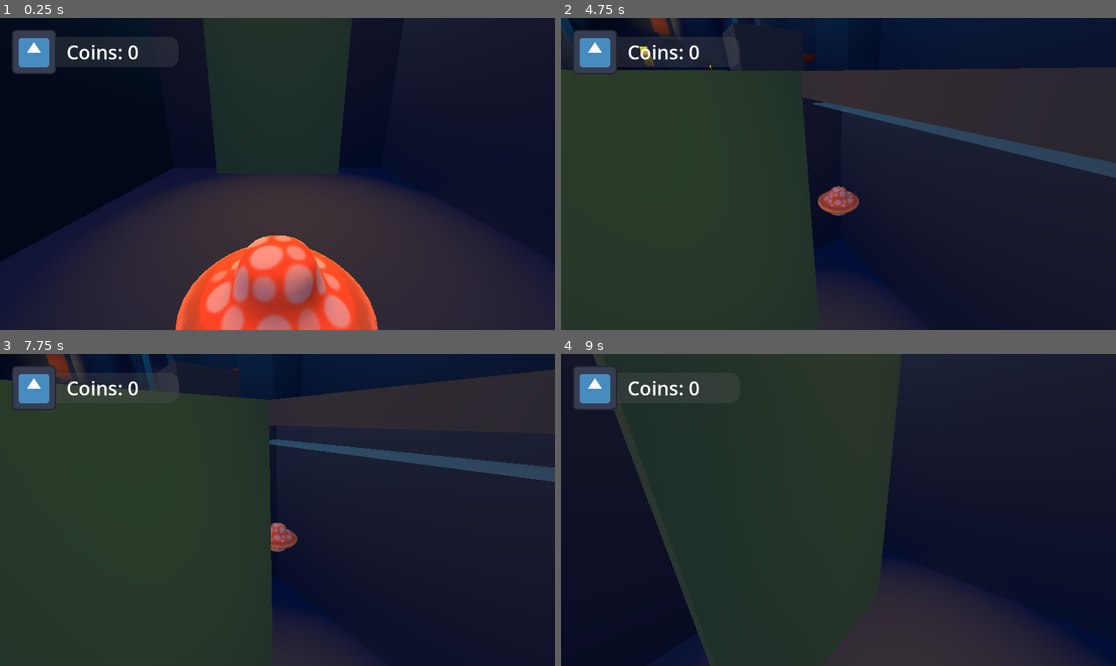
Above: before the commit, frames 1-4 (two rows, left to right).
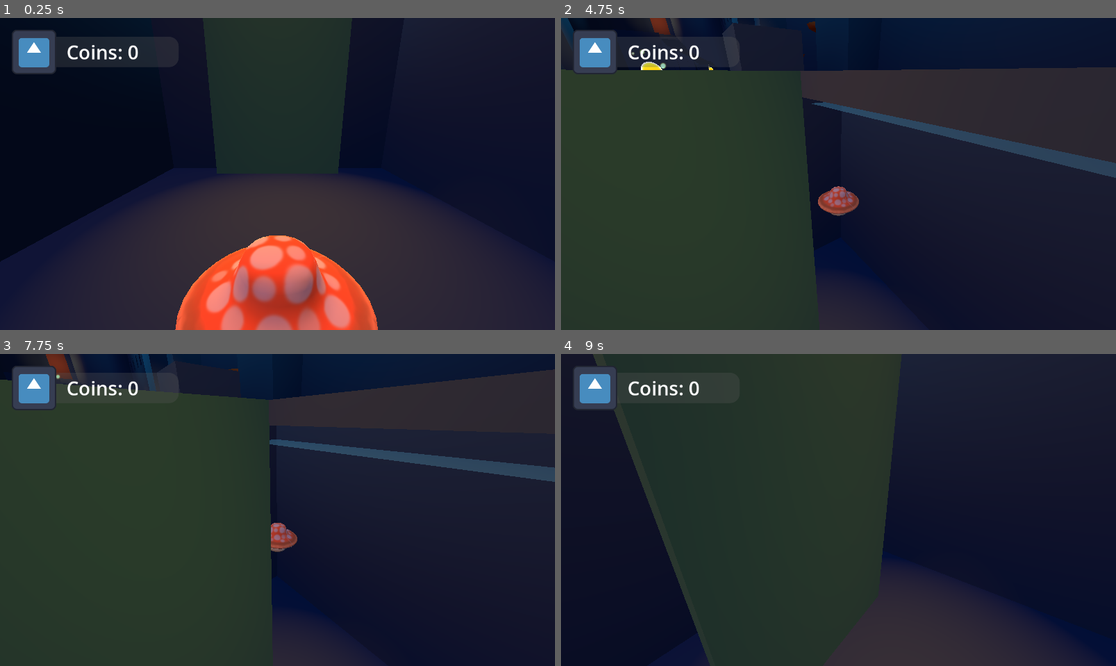
Above: after the commit, the same moments.

Repository: maliamae/GA110_MushroomLad_Godot
Game: Godot game, scene res://Scenes/dungeon_level.tscn
The game is run twice, just before and just after one commit, with the same random seed, the same clock (stepped at 60 frames per second) and the same inputs. The project has no main scene, so this scene is started directly. The engine's default icon, where the game draws it, is replaced by a stand-in: a white triangle on a blue panel in a dark square.
Inputs (mouse positions are in pixels of both pictures, inside the frame that each line leads up to):
- Up to frame 1 (0.25 s): no input
- Up to frame 2 (4.75 s): tap Enter (ui_accept) at 0.5 s; move the mouse to (960, 158) at 0.52 s; hold D (move_right) 0.53-1.28 s; tap Shift (dash) at 0.6, 2.1, 3.6 s; tap Space (jump) at 0.77, 1.52, 3.02, 3.77, 4.52 s; move the mouse to (727, 189) at 1.27 s; hold S (move_backward) 1.28-2.03 s; click (727, 189) at 1.35 s; move the mouse to (849, 167) at 2.02 s; hold W (move_forward) from 2.03 s (still down); move the mouse to (832, 180) at 2.77 s; click (832, 180) at 2.85 s; move the mouse to (877, 177) at 3.52 s; move the mouse to (794, 170) at 4.27 s; click (794, 170) at 4.35 s
- Up to frame 3 (7.75 s): move the mouse to (283, 510) at 5.02 s; tap Shift (dash) at 5.1, 6.6 s; tap Enter (ui_accept) at 5.75 s; move the mouse to (255, 503) at 5.77 s; release W (move_forward) at 5.78 s; hold D (move_right) 5.78-6.53 s; click (255, 503) at 5.85 s; tap Space (jump) at 6.02, 6.77, 7.52 s; move the mouse to (305, 510) at 6.52 s; hold W (move_forward) from 6.53 s (still down); move the mouse to (249, 510) at 7.27 s; click (249, 510) at 7.35 s
- Up to frame 4 (9 s): move the mouse to (849, 503) at 8.02 s; tap Shift (dash) at 8.1 s; tap Enter (ui_accept) at 8.75 s; move the mouse to (832, 516) at 8.77 s; release W (move_forward) at 8.78 s; hold A (move_left) from 8.78 s (still down); click (832, 516) at 8.85 s

The runs differ from the first frame. In frame 1, less than 0.1% of the frame differs, in the area x 7-30%, y 49-71%; in frame 2, 0.2%, in the area x 12-46%, y 1-17%; in frame 3, less than 0.1%; in frame 4, nothing differs.

Commit message:
checkpoint respawn system

Diff:
--- /dev/null
+++ b/Resources/MAT_lightorb.tres
@@ -0,0 +1,7 @@
+[gd_resource type="StandardMaterial3D" format=3 uid="uid://c2afsbejdfcp4"]
+
+[resource]
+albedo_color = Color(1, 0.65, 0, 1)
+emission_enabled = true
+emission = Color(0.938947, 0.72455585, 7.70092e-07, 1)
+emission_energy_multiplier = 0.17
--- /dev/null
+++ b/Resources/MAT_lotus_01.tres
@@ -0,0 +1,4 @@
+[gd_resource type="StandardMaterial3D" format=3 uid="uid://cd3cgcecy7lh7"]
+
+[resource]
+albedo_color = Color(1, 0.60760593, 0.7940868, 1)
--- /dev/null
+++ b/Resources/MAT_lotus_02.tres
@@ -0,0 +1,4 @@
+[gd_resource type="StandardMaterial3D" format=3 uid="uid://b4q8i46x8kkjy"]
+
+[resource]
+albedo_color = Color(1, 0.4019389, 0.6118451, 1)
--- /dev/null
+++ b/Scenes/checkpoint.tscn
@@ -0,0 +1,54 @@
+[gd_scene format=3 uid="uid://4xpx8h5lerjn"]
+
+[ext_resource type="Material" uid="uid://b4q8i46x8kkjy" path="res://Resources/MAT_lotus_02.tres" id="1_2cwi7"]
+[ext_resource type="Script" uid="uid://cepyevxl8umfj" path="res://Scripts/checkpoint.gd" id="1_e75gc"]
+[ext_resource type="Material" uid="uid://cd3cgcecy7lh7" path="res://Resources/MAT_lotus_01.tres" id="2_e75gc"]
+
+[sub_resource type="BoxShape3D" id="BoxShape3D_i1pff"]
+size = Vector3(1.5, 0.875, 1.5)
+
+[node name="checkpoint" type="Area3D" unique_id=233584253]
+collision_layer = 32
+script = ExtResource("1_e75gc")
+
+[node name="CSGCombiner3D" type="CSGCombiner3D" parent="." unique_id=289116056]
+
+[node name="CSGSphere3D" type="CSGSphere3D" parent="CSGCombiner3D" unique_id=1833045464]
+transform = Transform3D(1.6899998, 0, 0, 0, 1, 0, 0, 0, 1.6899998, 0, 0, 0)
+radius = 0.25
+material = ExtResource("1_2cwi7")
+
+[node name="CSGBox3D" type="CSGBox3D" parent="CSGCombiner3D/CSGSphere3D" unique_id=1105456881]
+transform = Transform3D(0.70710677, 0.70710677, 0, -0.70710677, 0.70710677, 0, 0, 0, 1, 0, 0.13714513, 0)
+operation = 2
+size = Vector3(0.375, 0.375, 1)
+material = ExtResource("1_2cwi7")
+
+[node name="CSGBox3D2" type="CSGBox3D" parent="CSGCombiner3D/CSGSphere3D" unique_id=1351070468]
+transform = Transform3D(4.8428774e-08, 4.8428774e-08, 1, -0.70710677, 0.70710677, 0, -0.7071068, -0.7071068, 6.7055225e-08, 0, 0.13714513, 0)
+operation = 2
+size = Vector3(0.375, 0.375, 1)
+material = ExtResource("1_2cwi7")
+
+[node name="CSGSphere3D2" type="CSGSphere3D" parent="CSGCombiner3D" unique_id=1302103006]
+transform = Transform3D(1.3575294, 0, 1.2517189, 0, 1.3459408, 0, -1.1391023, 0, 1.4917406, 0, 0.07829705, 0)
+radius = 0.20406866
+material = ExtResource("2_e75gc")
+
+[node name="CSGBox3D" type="CSGBox3D" parent="CSGCombiner3D/CSGSphere3D2" unique_id=641648494]
+transform = Transform3D(0.70710677, 0.70710677, 0, -0.70710677, 0.70710677, 0, 0, 0, 1, 0, 0.13714513, 0)
+operation = 2
+size = Vector3(0.375, 0.375, 1)
+material = ExtResource("2_e75gc")
+
+[node name="CSGBox3D2" type="CSGBox3D" parent="CSGCombiner3D/CSGSphere3D2" unique_id=957500961]
+transform = Transform3D(4.8428774e-08, 4.8428774e-08, 1, -0.70710677, 0.70710677, 0, -0.7071068, -0.7071068, 6.7055225e-08, 0, 0.13714513, 0)
+operation = 2
+size = Vector3(0.375, 0.375, 1)
+material = ExtResource("2_e75gc")
+
+[node name="CollisionShape3D" type="CollisionShape3D" parent="." unique_id=816075992]
+transform = Transform3D(1, 0, 0, 0, 1, 0, 0, 0, 1, 0, 0.1875, 0)
+shape = SubResource("BoxShape3D_i1pff")
+
+[connection signal="body_entered" from="." to="." method="_on_body_entered"]
--- a/Scenes/coin.tscn
+++ b/Scenes/coin.tscn
@@ -1,18 +1,140 @@
 [gd_scene format=3 uid="uid://cwkpaovf5gwpm"]
 
 [ext_resource type="Script" uid="uid://bb7nma7w5kqv0" path="res://Scripts/collectible.gd" id="1_2qo34"]
+[ext_resource type="Texture2D" uid="uid://cnb0ms1xgclyr" path="res://Assets/Textures/Soft_Circle_Alpha.tga" id="3_g537i"]
 
-[sub_resource type="StandardMaterial3D" id="StandardMaterial3D_sgwqp"]
-albedo_color = Color(1, 0.8000001, 0, 1)
+[sub_resource type="Shader" id="Shader_jgi06"]
+code = "// NOTE: Shader automatically converted from Godot Engine 4.6.1.stable's StandardMaterial3D.
 
-[sub_resource type="CylinderMesh" id="CylinderMesh_2qo34"]
-material = SubResource("StandardMaterial3D_sgwqp")
-top_radius = 0.15
-bottom_radius = 0.15
-height = 0.1
+shader_type spatial;
+render_mode blend_mix, depth_draw_opaque, cull_back, diffuse_burley, specular_schlick_ggx;
+
+uniform vec4 albedo : source_color;
+uniform sampler2D texture_albedo : source_color, filter_linear_mipmap, repeat_enable;
+uniform ivec2 albedo_texture_size;
+uniform float point_size : hint_range(0.1, 128.0, 0.1);
+
+uniform float roughness : hint_range(0.0, 1.0);
+uniform sampler2D texture_metallic : hint_default_white, filter_linear_mipmap, repeat_enable;
+uniform vec4 metallic_texture_channel;
+uniform sampler2D texture_roughness : hint_roughness_r, filter_linear_mipmap, repeat_enable;
+
+uniform float specular : hint_range(0.0, 1.0, 0.01);
+uniform float metallic : hint_range(0.0, 1.0, 0.01);
+
+uniform sampler2D texture_emission : source_color, hint_default_black, filter_linear_mipmap, repeat_enable;
+uniform vec4 emission : source_color;
+uniform float emission_energy : hint_range(0.0, 100.0, 0.01);
+
+uniform vec3 fresnel_color : source_color;
+uniform float fresnel_intensity : hint_range(0.0, 10.0, 0.01);
+
+uniform vec3 uv1_scale;
+uniform vec3 uv1_offset;
+uniform vec3 uv2_scale;
+uniform vec3 uv2_offset;
+
+void vertex() {
+	UV = UV * uv1_scale.xy + uv1_offset.xy;
+}
+
+vec3 fresnel_glow(float amount, float intensity, vec3 color, vec3 normal, vec3 view)
+{
+	return pow((1.0 - dot(normalize(normal), normalize(view))), amount) * color * intensity;
+}
+
+void fragment() {
+	vec2 base_uv = UV;
+
+	//vec3 fresnel_color = vec3(0.0, 0.7, 0.9);
+	vec3 fresnel = fresnel_glow(4.0, fresnel_intensity, fresnel_color, NORMAL, VIEW);
+
+	vec4 albedo_tex = texture(texture_albedo, base_uv);
+	ALBEDO = albedo.rgb * albedo_tex.rgb;
+	ALBEDO = ALBEDO + fresnel;
+
+	float metallic_tex = dot(texture(texture_metallic, base_uv), metallic_texture_channel);
+	METALLIC = metallic_tex * metallic;
+	SPECULAR = specular;
+
+	vec4 roughness_texture_channel = vec4(1.0, 0.0, 0.0, 0.0);
+	float roughness_tex = dot(texture(texture_roughness, base_uv), roughness_texture_channel);
+	ROUGHNESS = roughness_tex * roughness;
+
+	// Emission: Enabled
+	vec3 emission_tex = texture(texture_emission, base_uv).rgb;
+	// Emission Operator: Add
+	EMISSION = (emission.rgb + emission_tex) * emission_energy;
+
+
+
+}
+
+
+"
+
+[sub_resource type="ShaderMaterial" id="ShaderMaterial_g537i"]
+render_priority = 0
+shader = SubResource("Shader_jgi06")
+shader_parameter/albedo = Color(1, 0.65, 0, 1)
+shader_parameter/albedo_texture_size = Vector2i(0, 0)
+shader_parameter/point_size = 1.0
+shader_parameter/roughness = 1.0
+shader_parameter/metallic_texture_channel = Vector4(1, 0, 0, 0)
+shader_parameter/specular = 0.5
+shader_parameter/metallic = 0.0
+shader_parameter/emission = Color(0.938947, 0.72455585, 7.70092e-07, 1)
+shader_parameter/emission_energy = 0.999999977648
+shader_parameter/fresnel_color = Color(0, 0.80535775, 0.868726, 1)
+shader_parameter/fresnel_intensity = 9.99999977648
+shader_parameter/uv1_scale = Vector3(1, 1, 1)
+shader_parameter/uv1_offset = Vector3(0, 0, 0)
+shader_parameter/uv2_scale = Vector3(1, 1, 1)
+shader_parameter/uv2_offset = Vector3(0, 0, 0)
+
+[sub_resource type="SphereMesh" id="SphereMesh_g537i"]
+material = SubResource("ShaderMaterial_g537i")
+radius = 0.15
+height = 0.3
 
 [sub_resource type="SphereShape3D" id="SphereShape3D_jgi06"]
 radius = 0.6
+
+[sub_resource type="Curve" id="Curve_h2p6v"]
+_data = [Vector2(0, 1), 0.0, 0.0, 0, 0, Vector2(1, 0), -2.8740463, 0.0, 0, 0]
+point_count = 2
+
+[sub_resource type="CurveTexture" id="CurveTexture_ffmqm"]
+curve = SubResource("Curve_h2p6v")
+
+[sub_resource type="ParticleProcessMaterial" id="ParticleProcessMaterial_81h6x"]
+direction = Vector3(0, 1, 0)
+spread = 90.0
+initial_velocity_min = 0.25
+initial_velocity_max = 0.75
+gravity = Vector3(0, 0, 0)
+radial_accel_min = 0.24999776
+radial_accel_max = 0.99999774
+scale_curve = SubResource("CurveTexture_ffmqm")
+
+[sub_resource type="StandardMaterial3D" id="StandardMaterial3D_qbp07"]
+transparency = 1
+albedo_color = Color(3.465414e-06, 0.81079894, 0.79522496, 1)
+albedo_texture = ExtResource("3_g537i")
+emission_enabled = true
+emission = Color(0.9989063, 0.82178384, 0.32340404, 1)
+emission_energy_multiplier = 0.65
+billboard_mode = 3
+billboard_keep_scale = true
+particles_anim_h_frames = 1
+particles_anim_v_frames = 1
+particles_anim_loop = false
+distance_fade_mode = 1
+distance_fade_max_distance = 0.15
+
+[sub_resource type="QuadMesh" id="QuadMesh_2l7mo"]
+material = SubResource("StandardMaterial3D_qbp07")
+size = Vector2(0.15, 0.15)
 
 [node name="Coin" type="Area3D" unique_id=69247005]
 collision_layer = 8
@@ -20,9 +142,21 @@
 
 [node name="MeshInstance3D" type="MeshInstance3D" parent="." unique_id=598351868]
 transform = Transform3D(-4.371139e-08, 1, 0, -1, -4.371139e-08, 0, 0, 0, 1, 0, 0, 0)
-mesh = SubResource("CylinderMesh_2qo34")
+mesh = SubResource("SphereMesh_g537i")
 
 [node name="CollisionShape3D" type="CollisionShape3D" parent="." unique_id=1270235919]
 shape = SubResource("SphereShape3D_jgi06")
 
+[node name="GPUParticles3D" type="GPUParticles3D" parent="." unique_id=1381451640]
+amount = 5
+lifetime = 0.65
+speed_scale = 0.5
+trail_lifetime = 1.1500000000000001
+process_material = SubResource("ParticleProcessMaterial_81h6x")
+draw_pass_1 = SubResource("QuadMesh_2l7mo")
+
+[node name="OmniLight3D" type="OmniLight3D" parent="." unique_id=1316648113]
+light_color = Color(0.9554432, 0.803087, 0.52992153, 1)
+omni_range = 1.03
+
 [connection signal="body_entered" from="." to="." method="_on_body_entered"]
--- a/Scenes/dungeon_level.tscn
+++ b/Scenes/dungeon_level.tscn
@@ -6,19 +6,20 @@
 [ext_resource type="PackedScene" uid="uid://7h837y2b1pw0" path="res://Scenes/water_plane.tscn" id="3_3cvh8"]
 [ext_resource type="PackedScene" uid="uid://1s7wuolsl15i" path="res://Scenes/side_wall.tscn" id="4_n8u0m"]
 [ext_resource type="PackedScene" uid="uid://oxtllupxk4bo" path="res://Scenes/roof.tscn" id="5_66i6n"]
-[ext_resource type="PackedScene" path="res://Scenes/wall_pillar.tscn" id="5_f7i5e"]
-[ext_resource type="PackedScene" path="res://Scenes/roof_modified.tscn" id="6_3vtai"]
+[ext_resource type="PackedScene" uid="uid://cqm1f7q41ubug" path="res://Scenes/wall_pillar.tscn" id="5_f7i5e"]
+[ext_resource type="PackedScene" uid="uid://dfpkmu8qdbu4l" path="res://Scenes/roof_modified.tscn" id="6_3vtai"]
 [ext_resource type="PackedScene" uid="uid://cmsy0ichub6c3" path="res://Scenes/arch.tscn" id="6_4p3mm"]
-[ext_resource type="PackedScene" path="res://Scenes/vine.tscn" id="6_f7i5e"]
-[ext_resource type="PackedScene" path="res://Scenes/wall_curved.tscn" id="6_vgdfs"]
+[ext_resource type="PackedScene" uid="uid://btvurkvmy7kf6" path="res://Scenes/vine.tscn" id="6_f7i5e"]
+[ext_resource type="PackedScene" uid="uid://d1ew0qy5yf3wx" path="res://Scenes/wall_curved.tscn" id="6_vgdfs"]
 [ext_resource type="PackedScene" uid="uid://cbi2vijx8awjr" path="res://Scenes/lilypad.tscn" id="7_tldnm"]
 [ext_resource type="PackedScene" uid="uid://dixws230pxqm6" path="res://Scenes/floating_platform.tscn" id="8_khf8t"]
 [ext_resource type="Material" uid="uid://wvvexayxdh5n" path="res://Resources/MAT_stone.tres" id="9_fvcit"]
 [ext_resource type="PackedScene" uid="uid://bqibnr7ssaboy" path="res://Scenes/stairs_unit.tscn" id="10_qdi3s"]
-[ext_resource type="PackedScene" path="res://Scenes/shelf_mushroom.tscn" id="11_1sn8i"]
-[ext_resource type="PackedScene" path="res://Scenes/exit_door.tscn" id="11_jinqq"]
+[ext_resource type="PackedScene" uid="uid://8n1w1udf5a6t" path="res://Scenes/shelf_mushroom.tscn" id="11_1sn8i"]
+[ext_resource type="PackedScene" uid="uid://i041otj2rcj6" path="res://Scenes/exit_door.tscn" id="11_jinqq"]
 [ext_resource type="PackedScene" uid="uid://dp8l64keoupar" path="res://Scenes/player.tscn" id="11_vgdfs"]
 [ext_resource type="PackedScene" uid="uid://cwkpaovf5gwpm" path="res://Scenes/coin.tscn" id="17_jinqq"]
+[ext_resource type="PackedScene" uid="uid://4xpx8h5lerjn" path="res://Scenes/checkpoint.tscn" id="20_i8bwm"]
 
 [sub_resource type="ProceduralSkyMaterial" id="ProceduralSkyMaterial_p7ssk"]
 sky_top_color = Color(0.09900149, 0.33102834, 0.7272923, 1)
@@ -66,7 +67,7 @@
 size = Vector3(1.5, 2.5, 0.375)
 
 [sub_resource type="BoxShape3D" id="BoxShape3D_2fw8m"]
-size = Vector3(1.5, 2.5, 0.375)
+size = Vector3(1.5, 3.7598877, 0.375)
 
 [node name="dungeon_level" type="Node3D" unique_id=2069928860]
 script = ExtResource("1_upo7m")
@@ -629,16 +630,19 @@
 transform = Transform3D(0.25881904, 0, 0.96592593, 0, 1, 0, -0.96592593, 0, 0.25881904, 8.125, 6, -8.625)
 
 [node name="shelf_mushroom12" parent="ShelfShrooms" unique_id=1754670422 instance=ExtResource("11_1sn8i")]
-transform = Transform3D(0.25881904, 0, 0.96592593, 0, 1, 0, -0.96592593, 0, 0.25881904, 7.375, 6.75, -7.25)
+transform = Transform3D(0.25881904, 0, 0.96592593, 0, 1, 0, -0.96592593, 0, 0.25881904, 7.375, 6.919777, -7.25)
 
 [node name="shelf_mushroom13" parent="ShelfShrooms" unique_id=860619463 instance=ExtResource("11_1sn8i")]
 transform = Transform3D(-0.96592593, 0, 0.25881895, 0, 1, 0, -0.25881895, 0, -0.96592593, 8, 7.5, -9.625)
 
+[node name="shelf_mushroom16" parent="ShelfShrooms" unique_id=1087521358 instance=ExtResource("11_1sn8i")]
+transform = Transform3D(-0.51381075, 0, -0.85790354, 0, 1, 0, 0.85790354, 0, -0.51381075, 7.9852753, 9.1557, -10.261024)
+
 [node name="shelf_mushroom14" parent="ShelfShrooms" unique_id=1925959859 instance=ExtResource("11_1sn8i")]
-transform = Transform3D(-0.5000001, 0, 0.8660254, 0, 1, 0, -0.8660254, 0, -0.5000001, 7.875, 5.875, -12)
+transform = Transform3D(0.88547474, 0, 0.4646876, 0, 1, 0, -0.4646876, 0, 0.88547474, 7.5296497, 5.875, -11.88275)
 
 [node name="shelf_mushroom15" parent="ShelfShrooms" unique_id=1554436342 instance=ExtResource("11_1sn8i")]
-transform = Transform3D(0.25881892, 0, 0.9659259, 0, 1, 0, -0.9659259, 0, 0.25881892, 6.625, 4.375, -13.125)
+transform = Transform3D(0.92314994, 0, -0.38444018, 0, 1, 0, 0.38444018, 0, 0.92314994, 6.2572656, 4.375, -13.378023)
 
 [node name="Barrels" type="Node3D" parent="." unique_id=983827985]
 metadata/_edit_group_ = true
@@ -687,12 +691,12 @@
 transform = Transform3D(0.25881904, 0, -0.9659258, 0, 1, 0, 0.9659258, 0, 0.25881904, 7.75, 5.5, -11.25)
 
 [node name="CollisionShape3D" parent="Vines/vine4/Area3D" parent_id_path=PackedInt32Array(2091841367, 1200317447) index="0" unique_id=79552819]
-transform = Transform3D(1.0000012, 0, 0, 0, 1, 0, 0, 0, 1.0000012, 0, 1.5954285, 0.0625)
+transform = Transform3D(1.0000012, 0, 0, 0, 1, 0, 0, 0, 1.0000012, 0, 2.2253723, 0.0625)
 shape = SubResource("BoxShape3D_2fw8m")
 
 [node name="CSGBox3D" parent="Vines/vine4/Area3D" parent_id_path=PackedInt32Array(2091841367, 1200317447) index="1" unique_id=1989857257]
-transform = Transform3D(1.0000012, 0, 0, 0, 1, 0, 0, 0, 1.0000012, 0, 1.5625, -0.0625)
-size = Vector3(1.5, 2.5, 0.125)
+transform = Transform3D(1.0000012, 0, 0, 0, 1, 0, 0, 0, 1.0000012, 0, 2.2098694, -0.0625)
+size = Vector3(1.5, 3.7947388, 0.125)
 
 [node name="Player" parent="." unique_id=1588105895 instance=ExtResource("11_vgdfs")]
 transform = Transform3D(1, 0, 0, 0, 1, 0, 0, 0, 1, 0, 0.375, 1.125)
@@ -701,7 +705,7 @@
 [node name="Collectibles" type="Node3D" parent="." unique_id=513542959]
 
 [node name="Coin" parent="Collectibles" unique_id=69247005 instance=ExtResource("17_jinqq")]
-transform = Transform3D(1, 0, 0, 0, 1, 0, 0, 0, 1, 7.625, 7.875, -9.625)
+transform = Transform3D(1, 0, 0, 0, 1, 0, 0, 0, 1, 7.5951304, 9.640542, -10.34721)
 
 [node name="Coin2" parent="Collectibles" unique_id=877898555 instance=ExtResource("17_jinqq")]
 transform = Transform3D(1, 0, 0, 0, 1, 0, 0, 0, 1, -7.625, 8.375, -8.875)
@@ -712,5 +716,16 @@
 [node name="Coin4" parent="Collectibles" unique_id=1782048098 instance=ExtResource("17_jinqq")]
 transform = Transform3D(1, 0, 0, 0, 1, 0, 0, 0, 1, 2.25, 3.75, -21.875)
 
+[node name="Checkpoints" type="Node3D" parent="." unique_id=1084412461]
+
+[node name="checkpoint2" parent="Checkpoints" unique_id=737318252 instance=ExtResource("20_i8bwm")]
+transform = Transform3D(1, 0, 0, 0, 1, 0, 0, 0, 1, -3.2726545, 3.3249998, -13.303923)
+
+[node name="checkpoint3" parent="Checkpoints" unique_id=291010723 instance=ExtResource("20_i8bwm")]
+transform = Transform3D(1, 0, 0, 0, 1, 0, 0, 0, 1, 3.9302483, 3.325, -12.534435)
+
+[node name="RespawnPoint" type="Node3D" parent="." unique_id=1719151064]
+transform = Transform3D(1, 0, 0, 0, 1, 0, 0, 0, 1, 0, 3.956, -1.4)
+
 [editable path="Vines/vine2"]
 [editable path="Vines/vine4"]
--- a/Scenes/stairs_unit.tscn
+++ b/Scenes/stairs_unit.tscn
@@ -19,6 +19,6 @@
 transform = Transform3D(1, 0, 0, 0, 1, 0, 0, 0, 1, -0.25, 0.24999999, 0)
 size = Vector3(0.25, 0.125, 1.5)
 
-[node name="stairs02_collider" type="CollisionPolygon3D" parent="." unique_id=701812945]
+[node name="stairs02_collider2" type="CollisionPolygon3D" parent="." unique_id=603777583]
 depth = 1.5
-polygon = PackedVector2Array(-0.375, 0, 0.375, 0, 0.375, 0.125, 0.125, 0.125, 0.125, 0.25, -0.125, 0.25, -0.125, 0.375, -0.375, 0.375)
+polygon = PackedVector2Array(-0.375, 0, 0.375, 0, 0.375, 0, -0.375, 0.375)
--- /dev/null
+++ b/Scripts/checkpoint.gd
@@ -0,0 +1,23 @@
+extends Area3D
+
+var pos : Vector3
+var rays : int
+
+signal checkpoint_reached(pos, rays)
+
+# Called when the node enters the scene tree for the first time.
+func _ready() -> void:
+	checkpoint_reached.connect(CheckpointManager.set_new_checkpoint)
+	pos = Vector3(global_position.x, global_position.y + 2, global_position.z)
+
+
+# Called every frame. 'delta' is the elapsed time since the previous frame.
+func _process(delta: float) -> void:
+	pass
+
+func _on_body_entered(body):
+	if body.name == "Player":
+		#get current number of rays collected
+		rays = CollectibleManager.get_amount(CollectibleManager.CollectibleType.COIN)
+		#send signal to checkpoint manager with this position
+		emit_signal("checkpoint_reached", pos, rays)
--- /dev/null
+++ b/Scripts/checkpoint_manager.gd
@@ -0,0 +1,35 @@
+extends Node
+
+#var initial_respawn_pos : Vector3
+var respawn_pos : Vector3
+var saved_rays : int
+
+var type : CollectibleManager.CollectibleType
+var amount
+
+signal checkpoint_updated
+signal reset_rays(type, amount)
+
+# Called when the node enters the scene tree for the first time.
+func _ready() -> void:
+	checkpoint_updated.connect(CollectibleManager.reset_stored_list)
+	reset_rays.connect(CollectibleManager.set_amount)
+
+
+# Called every frame. 'delta' is the elapsed time since the previous frame.
+func _process(delta: float) -> void:
+	pass
+
+func set_new_checkpoint(pos : Vector3, amount : int):
+	respawn_pos = pos
+	saved_rays = amount
+	emit_signal("checkpoint_updated")
+	#print(respawn_pos)
+
+func reset():
+	#respawn_pos = initial_respawn_pos
+	await get_tree().create_timer(.5).timeout
+	respawn_pos = Vector3(0.0, 3.956, -1.4)
+
+func respawn_player():
+	emit_signal("reset_rays", CollectibleManager.CollectibleType.COIN, saved_rays)
--- a/Scripts/coin.gd
+++ b/Scripts/coin.gd
@@ -1,21 +1,40 @@
 extends Area3D
 
 const ROT_SPEED = 2
+var initial_pos
+var max_height
+var min_height
+@export var move_speed = 25
+@export var move_distance = .25
+var oscilate_t = 0.0
 
 # Called when the node enters the scene tree for the first time.
 func _ready() -> void:
-	pass # Replace with function body.
+	initial_pos = global_position
+	max_height = global_position.y
+	min_height = global_position.y - move_distance
+	oscilate_t = randf_range(0.0, 1.0) #gives random variation of starting time in oscilation sequence
 
 
 # Called every frame. 'delta' is the elapsed time since the previous frame.
 func _process(delta: float) -> void:
 	rotate_y(deg_to_rad(ROT_SPEED))
+	oscilate_height(delta)
 
 	#if has_overlapping_bodies():
 		#queue_free()
 
-
-
-
 func _on_body_entered(body: Node3D) -> void:
 	queue_free()
+
+#moves platform up and down constantly
+func oscilate_height(delta):
+	global_position = Vector3(initial_pos.x, lerpf(max_height, min_height, oscilate_t),initial_pos.z)
+	oscilate_t += 0.01 * move_speed * delta
+
+	#once target position is reached, values of the max/min height are swapped and the cycle continues
+	if (oscilate_t > 1.0):
+		var temp = max_height
+		max_height = min_height
+		min_height = temp
+		oscilate_t = 0.0
--- a/Scripts/collectible.gd
+++ b/Scripts/collectible.gd
@@ -2,13 +2,49 @@
 
 @export var type: CollectibleManager.CollectibleType
 @export var amount: int = 1
+var collectible : Node3D
+
+const ROT_SPEED = 2
+var initial_pos
+var max_height
+var min_height
+@export var move_speed = 50
+@export var move_distance = .25
+var oscilate_t = 0.0
 
 signal collected(type, amount)
+signal store_node(collectible)
 
 func _ready():
 	collected.connect(CollectibleManager.add_collectible)
+	store_node.connect(CollectibleManager.store_collectible)
+
+	initial_pos = global_position
+	max_height = global_position.y
+	min_height = global_position.y - move_distance
+	oscilate_t = randf_range(0.0, 1.0) #gives random variation of starting time in oscilation sequence
+	collectible = self
+
+func _physics_process(delta: float) -> void:
+	rotate_y(deg_to_rad(ROT_SPEED))
+	oscilate_height(delta)
 
 func _on_body_entered(body):
 	if body.name == "Player":
 		emit_signal("collected", type, amount)
-		call_deferred("queue_free")
+		emit_signal("store_node", collectible)
+		hide()
+		#call_deferred("queue_free")
+
+
+#moves platform up and down constantly
+func oscilate_height(delta):
+	global_position = Vector3(initial_pos.x, lerpf(max_height, min_height, oscilate_t),initial_pos.z)
+	oscilate_t += 0.01 * move_speed * delta
+
+	#once target position is reached, values of the max/min height are swapped and the cycle continues
+	if (oscilate_t > 1.0):
+		var temp = max_height
+		max_height = min_height
+		min_height = temp
+		oscilate_t = 0.0
--- a/Scripts/collectible_manager.gd
+++ b/Scripts/collectible_manager.gd
@@ -5,6 +5,8 @@
 signal collectibles_updated
 
 var collectibles : Dictionary[int, int]={}
+
+var stored_collectibles : Array
 
 func _ready() -> void:
 	reset()
@@ -21,7 +23,36 @@
 
 	collectibles[type] += amount
 	print(CollectibleType.keys()[type], ": ", collectibles[type])
+
 	emit_signal("collectibles_updated")
 
 func get_amount(type: CollectibleType)-> int:
 	return collectibles.get(type, 0)
+
+func set_amount(type: CollectibleType, amount: int):
+	if collectibles.has(type):
+		collectibles[type] = amount
+
+	respawn_stored_list()
+	emit_signal("collectibles_updated")
+
+func store_collectible(collectible):
+	if not stored_collectibles.has(collectible):
+		stored_collectibles.append(collectible)
+
+	print(stored_collectibles)
+
+func reset_stored_list():
+	if stored_collectibles != null:
+		for item in stored_collectibles:
+			item.queue_free()
+		stored_collectibles.clear()
+	else:
+		return
+
+func respawn_stored_list():
+	if stored_collectibles != null:
+		for item in stored_collectibles:
+			item.show()
+	else:
+		return
--- a/Scripts/fall_zone.gd
+++ b/Scripts/fall_zone.gd
@@ -1,10 +1,19 @@
 extends Area3D
+
+signal player_respawned
+
+func _ready() -> void:
+	player_respawned.connect(CheckpointManager.respawn_player)
 
 func _on_body_entered(body: Node3D) -> void:
 	if body.name == "Player":
 		#get_tree().reload_current_scene()
-		call_deferred("reset_scene")
+		call_deferred("respawn_player", body)
 
-func reset_scene():
+func respawn_player(body):
 	await get_tree().create_timer(.5).timeout
-	get_tree().reload_current_scene()
+	#get_tree().get_node("Player").global_position = CheckpointManager.respawn_pos
+	#get_tree().get_root().get_node("Player").global_position = CheckpointManager.respawn_pos
+	#get_tree().reload_current_scene()
+	emit_signal("player_respawned")
+	body.global_position = CheckpointManager.respawn_pos
--- a/Scripts/floating_platform.gd
+++ b/Scripts/floating_platform.gd
@@ -37,7 +37,7 @@
 		platform.global_position -= Vector3.UP * (move_speed * 0.01) * delta
 
 	#if platform exceeds depth of min height * 1.5, begin reseting to initial position
-	if platform.global_position.y < (initial_pos.y - move_distance * 1.5) && not reseting:
+	if platform.global_position.y < (initial_pos.y - move_distance * 1.5): # && not reseting:
 		reseting = true
 		is_under_player = false
 
--- a/Scripts/main_level.gd
+++ b/Scripts/main_level.gd
@@ -2,3 +2,4 @@
 
 func _ready():
 	CollectibleManager.reset()
+	CheckpointManager.reset()
--- a/project.godot
+++ b/project.godot
@@ -17,6 +17,7 @@
 [autoload]
 
 CollectibleManager="*uid://bn6gkuqjfpfp5"
+CheckpointManager="*uid://c1eiyc7sbs5tm"
 
 [input]
 
@@ -63,6 +64,7 @@
 3d_physics/layer_3="water"
 3d_physics/layer_4="collectible"
 3d_physics/layer_5="platform"
+3d_physics/layer_6="checkpoint"
 
 [physics]
 
Binary file added: Assets/Textures/Soft_Circle_Alpha.tga
Not shown, added: Assets/Textures/Soft_Circle_Alpha.tga.import
Not shown, added: Scripts/checkpoint.gd.uid
Not shown, added: Scripts/checkpoint_manager.gd.uid
